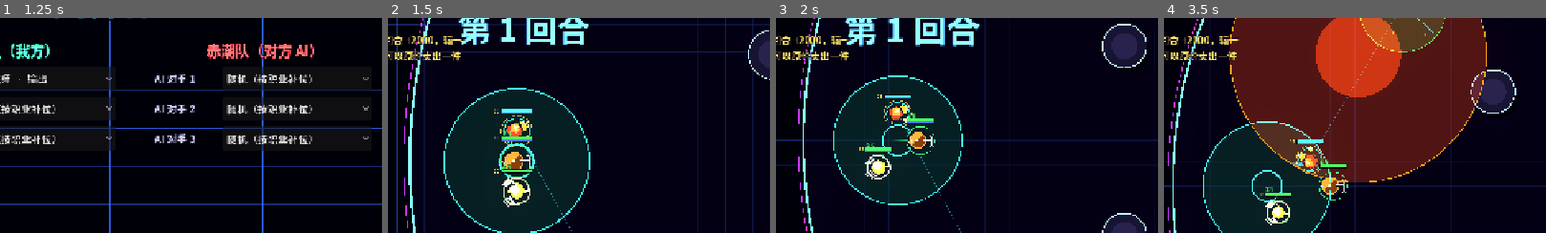
Above: before the commit, frames 1-4 (left to right).
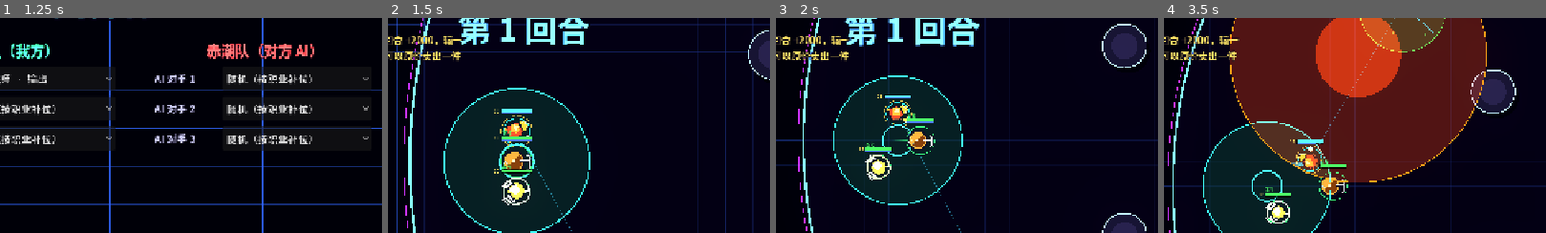
Above: after the commit, the same moments.

Repository: ciki-9876/NeonMOBA
Game: Godot game, scene res://main.tscn
Two runs of this game, one before a commit and one after it. Both use one fixed random seed, a clock stepped at 60 frames per second and the inputs below.
Inputs (mouse positions are % of the whole screen's width and height, from its top left):
- Up to frame 1 (1.25 s): tap Enter at 0.5 s; move the mouse to (72, 45) at 0.52 s; hold D from 0.53 s (still down); tap Q at 0.6 s; click (72, 45) at 0.67 s; tap Space at 0.77 s
- Up to frame 2 (1.5 s): release D at 1.25 s; click "开始对战" at 1.25 s
- Up to frame 3 (2 s): no input
- Up to frame 4 (3.5 s): drag from (30, 55) to (45, 70) at 2.02 s; move the mouse to (60, 28) at 2.77 s; hold D from 2.78 s (still down); tap R at 2.85 s
The pictures show only the part of the screen within x 32-82%, y 21-71%; the shares and areas given below are measured in that part.

Frame 1 is identical in both runs. In frame 2, 0.2% of the frame differs, in the area x 29-38%, y 48-88%; in frame 3, 0.2%; in frame 4, 0.3%, in the area x 26-43%, y 59-97%.

Commit message:
Add Old Harbor hero trio

Diff:
--- a/game/consts.gd
+++ b/game/consts.gd
@@ -50,6 +50,13 @@
 	["echo_q", 32, 32, 1], ["echo_w", 32, 32, 1], ["echo_e", 32, 32, 1], ["echo_r", 32, 32, 1],
 ]
 
+const HERO_ROWS5 := [
+	["breakwater", 18, 18, 2], ["cinderline", 18, 18, 2], ["harborlight", 18, 18, 2],
+	["breakwater_w", 32, 32, 1], ["breakwater_q", 32, 32, 1], ["breakwater_e", 32, 32, 1], ["breakwater_r", 32, 32, 1],
+	["cinderline_w", 32, 32, 1], ["cinderline_q", 32, 32, 1], ["cinderline_e", 32, 32, 1], ["cinderline_r", 32, 32, 1],
+	["harborlight_w", 32, 32, 1], ["harborlight_q", 32, 32, 1], ["harborlight_e", 32, 32, 1], ["harborlight_r", 32, 32, 1],
+]
+
 const HERO_ROWS := [
 	["blade", 18, 18, 2], ["b_icon_q", 32, 32, 1], ["b_icon_w", 32, 32, 1], ["b_icon_e", 32, 32, 1], ["b_icon_r", 32, 32, 1],
 	["mark", 9, 9, 1],
--- a/game/league/draft.gd
+++ b/game/league/draft.gd
@@ -15,10 +15,11 @@
 const ORDER := [["ban", 0], ["ban", 1], ["ban", 0], ["ban", 1],
 	["pick", 0], ["pick", 1], ["pick", 1], ["pick", 0], ["pick", 0], ["pick", 1]]
 
-## win-rate prior of each hero in AI-vs-AI play (logit units, + = stronger). Updated from the 60-map balance run
-## (docs/design/英雄设计体系_3C.md), halved for noise: (win rate − 50%) / 100. The AI drafts with it and the quick
+## win-rate prior of each hero in AI-vs-AI play (logit units, + = stronger). Legacy heroes use the documented 60-map
+## balance run; new heroes use the small provisional batch in docs/design/英雄设计体系_3C.md. Formula: (win rate − 50%) / 100.
+## The AI drafts with it and the quick
 ## resolver uses it (Draft.value adds 2 × prior ability points).
-const HERO_PRIOR := {"ember": 0.12, "lumen": 0.09, "drift": 0.08, "aegis": 0.08, "seer": 0.05, "echo": 0.02, "anchor": 0.02, "frost": 0.00, "falcon": -0.05, "rail": -0.09, "blade": -0.10, "tide": -0.15}
+const HERO_PRIOR := {"ember": 0.12, "lumen": 0.09, "drift": 0.08, "aegis": 0.08, "seer": 0.05, "echo": 0.02, "anchor": 0.02, "frost": 0.00, "breakwater": 0.20, "cinderline": -0.10, "harborlight": -0.10, "falcon": -0.05, "rail": -0.09, "blade": -0.10, "tide": -0.15}
 
 # ------------------------------------------------------------ map veto
 ## state: {"pool": [...], "maps": [m1, m2, m3], "bans": [...], "step": 0..3}; steps: A pick, B pick, A ban, done
--- a/game/match.gd
+++ b/game/match.gd
@@ -92,6 +92,7 @@
 	_slice("res://art/heroes2.png", C.HERO_ROWS2)
 	_slice("res://art/heroes3.png", C.HERO_ROWS3)
 	_slice("res://art/heroes4.png", C.HERO_ROWS4)
+	_slice("res://art/heroes5.png", C.HERO_ROWS5)
 	var icons: Texture2D = load("res://art/items.png")
 	var order: Array = ItemsDB.ORDER
 	for i in order.size():
--- a/heroes_db.gd
+++ b/heroes_db.gd
@@ -17,7 +17,7 @@
 
 ## all heroes use the 3C control scheme (WASD + mouse aim, right-click signature skill, "c3": true).
 ## Order = the hero grid: one row per role (tank / carry / support).
-const ORDER := ["aegis", "anchor", "frost", "rail", "drift", "blade", "ember", "falcon", "lumen", "seer", "tide", "echo"]
+const ORDER := ["aegis", "anchor", "frost", "rail", "breakwater", "drift", "blade", "ember", "falcon", "cinderline", "lumen", "seer", "tide", "echo", "harborlight"]
 const ROLE_NAMES := {"tank": "坦克", "carry": "输出", "support": "辅助"}
 
 const HEROES := {
@@ -512,4 +512,126 @@
 		"ai_learn": ["q", "e"],
 		"build": ["tboots", "beacon", "qcirc", "chipx", "barrier", "singular", "protocol"],
 	},
+	# v8 — 旧港抢修组：岸垒负责扛线与开团，焰缆跟进收割，归灯维持队伍续航。
+	"breakwater": {
+		"name": "岸垒", "short": "岸垒", "role": "tank", "title": "坦克 · 近战 · 阵地守护", "c3": true,
+		"blurb": "部署堤门为队友撑起护盾并震慑近身敌人，踏浪震击封住突破口，回潮壁垒守住一片战场。",
+		"stats": {"hp": 1680, "atk": 96, "interval": 1.24, "def": 54, "res": 42, "mana": 520, "hpr": 7.4, "mpr": 2.5, "ms": 300},
+		"range": 150.0, "arc": 115.0, "melee": true,
+		"atk_point": 0.31, "backswing": 0.38, "proj_speed": 0.0, "vision": 850.0, "radius": 20.0,
+		"sprite": "breakwater", "kit": "res://kit_data.gd", "col": Color(0.35, 1.15, 1.75),
+		"icons": {"w": "breakwater_w", "q": "breakwater_q", "e": "breakwater_e", "r": "breakwater_r"},
+		"skills": {
+			"w": {"name": "堤门", "type": "no_target", "max": 1, "ind": "self", "radius": 260.0,
+				"mana": 65, "cd": 10.0, "cast_point": 0.15,
+				"effects": [{"do": "barrier", "on": "all_allies", "r": 460.0, "amt": {"v": 55, "hp": 0.055}, "dur": 5.0},
+					{"do": "taunt", "on": "enemies", "at": "self", "r": 260.0, "dur": 0.9},
+					{"do": "fx", "kind": "ring", "at": "self", "r": 260.0, "col": Color(0.35, 1.15, 1.75)}, {"do": "sfx", "name": "mend", "pitch": 0.85}],
+				"ai": {"roles": ["team_heal", "save", "disable"], "aim": "self", "radius": 460.0, "est_heal": 110.0}},
+			"q": {"name": "踏浪震击", "type": "point", "max": 4, "ind": "circle", "radius": 230.0, "range": 460.0,
+				"mana": [65, 70, 75, 80], "cd": [12.0, 11.0, 10.0, 9.0], "cast_point": 0.2,
+				"effects": [{"do": "delay", "t": 0.25, "r": 230.0, "col": Color(0.35, 1.15, 1.75), "then": [
+					{"do": "damage", "on": "enemies", "at": "pos", "r": 230.0, "amt": [70, 110, 150, 190], "dtype": "phys"},
+					{"do": "root", "on": "enemies", "at": "pos", "r": 230.0, "dur": [0.65, 0.75, 0.85, 0.95]},
+					{"do": "fx", "kind": "ring", "at": "pos", "r": 230.0, "col": Color(0.35, 1.15, 1.75)}]}],
+				"ai": {"roles": ["aoe", "disable"], "aim": "cluster", "radius": 230.0, "min_heroes": 1}},
+			"e": {"name": "沉堤骨架", "type": "passive", "max": 4, "passive": {"def": [10, 14, 18, 22], "res": [7, 10, 13, 16], "dr": [0.04, 0.06, 0.08, 0.10], "regen": [1, 2, 3, 4]}},
+			"r": {"name": "回潮壁垒", "type": "point", "max": 3, "ind": "circle", "radius": 300.0, "range": 600.0,
+				"mana": [160, 205, 250], "cd": [85.0, 74.0, 63.0], "cast_point": 0.3,
+				"effects": [{"do": "barrier", "on": "allies", "at": "pos", "r": 300.0, "amt": [150, 220, 290], "dur": 5.0},
+					{"do": "damage", "on": "enemies", "at": "pos", "r": 300.0, "amt": [130, 190, 250], "dtype": "phys"},
+					{"do": "root", "on": "enemies", "at": "pos", "r": 300.0, "dur": [0.8, 1.0, 1.2]},
+					{"do": "slow", "on": "enemies", "at": "pos", "r": 300.0, "pct": 0.4, "dur": 2.0},
+					{"do": "fx", "kind": "ring", "at": "pos", "r": 300.0, "col": Color(0.35, 1.15, 1.75)}, {"do": "sfx", "name": "collapse", "pitch": 0.9}],
+				"ai": {"roles": ["aoe", "buff_attack", "ult"], "aim": "cluster", "radius": 300.0, "min_heroes": 2}},
+		},
+		"shard_note": "特化芯片「堤门」：护盾 +70、嘲讽半径 +80",
+		"shard": [{"type": "skill", "skill": "w", "op": "barrier", "key": "amt", "add": 70.0}, {"type": "skill", "skill": "w", "op": "taunt", "key": "r", "add": 80.0}],
+		"scepter_note": "终极协议「回潮壁垒」：护盾 +120、冷却 -15 秒",
+		"scepter": [{"type": "skill", "skill": "r", "op": "barrier", "key": "amt", "add": 120.0}, {"type": "skill", "skill": "r", "key": "cd", "add": -15.0}],
+		"combo": "靠近队友开启右键堤门扛住第一波  →  Q 踏浪震击定住追击者  →  R 回潮壁垒护住据点",
+		"ai_learn": ["q", "e"],
+		"build": ["tboots", "reactive", "chipx", "barrier", "permafrost", "undying", "protocol"],
+	},
+	"cinderline": {
+		"name": "焰缆", "short": "焰缆", "role": "carry", "title": "输出 · 远程 · 牵制收割", "c3": true,
+		"blurb": "按住右键蓄力射出贯穿火索，蓄得越久伤害越高并压低对手速度；延迟爆燃封走位，天幕贯星惩罚扎堆敌人。",
+		"stats": {"hp": 1360, "atk": 106, "interval": 0.94, "def": 49, "res": 44, "mana": 660, "hpr": 5.6, "mpr": 3.0, "ms": 310},
+		"range": 475.0, "melee": false,
+		"atk_point": 0.22, "backswing": 0.3, "proj_speed": 1150.0, "vision": 960.0, "radius": 16.0,
+		"sprite": "cinderline", "kit": "res://kit_data.gd", "col": Color(2.35, 0.8, 0.32),
+		"icons": {"w": "cinderline_w", "q": "cinderline_q", "e": "cinderline_e", "r": "cinderline_r"},
+		"skills": {
+			"w": {"name": "灼痕火索", "type": "point", "max": 1, "ind": "line", "width": 90.0, "range": 0.0,
+				"mana": 55, "cd": 6.5, "cast_point": 0.12, "charge": {"time": 0.7, "min": 0.2, "move": 0.7, "zoom": 0.9},
+				"effects": [{"do": "shot", "speed": 2200.0, "len": 900.0, "w": 90.0, "pierce": true, "col": Color(2.35, 0.8, 0.32), "then": [
+					{"do": "damage", "on": "target", "amt": {"v": 30, "atk": 0.7, "charge": [1.0, 1.9]}, "dtype": "phys"},
+					{"do": "slow", "on": "target", "pct": 0.28, "dur": 1.4},
+					{"do": "fx", "kind": "burst", "at": "target", "r": 72.0, "col": Color(2.35, 0.8, 0.32)}]}, {"do": "sfx", "name": "lance", "pitch": 1.2}],
+				"ai": {"roles": ["nuke", "disable"], "aim": "target"}},
+			"q": {"name": "封巷爆燃", "type": "point", "max": 4, "ind": "circle", "radius": 225.0, "range": 650.0,
+				"mana": [75, 80, 85, 90], "cd": [11.0, 10.0, 9.0, 8.0], "cast_point": 0.2,
+				"effects": [{"do": "delay", "t": 0.4, "r": 225.0, "col": Color(2.35, 0.8, 0.32), "then": [
+					{"do": "damage", "on": "enemies", "at": "pos", "r": 225.0, "amt": [100, 150, 200, 250]},
+					{"do": "root", "on": "enemies", "at": "pos", "r": 225.0, "dur": [0.6, 0.7, 0.8, 0.9]},
+					{"do": "fx", "kind": "burst", "at": "pos", "r": 225.0, "col": Color(2.35, 0.8, 0.32)}, {"do": "sfx", "name": "nova", "pitch": 1.1}]}],
+				"ai": {"roles": ["aoe", "disable"], "aim": "cluster", "radius": 225.0, "min_heroes": 1}},
+			"e": {"name": "烬翼", "type": "passive", "max": 4, "passive": {"as": [10, 20, 30, 40], "ms": [10, 18, 26, 34], "dr": [0.06, 0.10, 0.14, 0.18]}},
+			"r": {"name": "天幕贯星", "type": "point", "max": 3, "ind": "line", "width": 110.0, "range": 0.0,
+				"mana": [160, 210, 260], "cd": [80.0, 68.0, 56.0], "cast_point": 0.32,
+				"effects": [{"do": "shot", "speed": 2800.0, "len": 1400.0, "w": 110.0, "pierce": false, "col": Color(2.7, 1.1, 0.36), "then": [
+					{"do": "damage", "on": "target", "amt": [240, 350, 460], "dtype": "phys"},
+					{"do": "stun", "on": "target", "dur": [0.4, 0.55, 0.7]},
+					{"do": "damage", "on": "enemies", "at": "target", "r": 190.0, "amt": [80, 115, 150]},
+					{"do": "fx", "kind": "burst", "at": "target", "r": 190.0, "col": Color(2.7, 1.1, 0.36)}]}, {"do": "shake", "v": 8.0}, {"do": "sfx", "name": "lance", "pitch": 0.72}],
+				"ai": {"roles": ["nuke", "ult", "disable"], "aim": "target", "min_heroes": 1}},
+		},
+		"shard_note": "特化芯片「灼痕火索」：伤害 +45、冷却 -1 秒",
+		"shard": [{"type": "skill", "skill": "w", "op": "damage", "key": "amt", "add": 45.0}, {"type": "skill", "skill": "w", "key": "cd", "add": -1.0}],
+		"scepter_note": "终极协议「天幕贯星」：主目标伤害 +150、冷却 -15 秒",
+		"scepter": [{"type": "skill", "skill": "r", "op": "damage", "key": "amt", "add": 150.0}, {"type": "skill", "skill": "r", "key": "cd", "add": -15.0}],
+		"combo": "按住右键蓄力火索，瞄准对手队列贯穿减速  →  Q 封巷爆燃定住对手  →  普攻持续输出  →  R 天幕贯星惩罚前排和身后敌人",
+		"ai_learn": ["q", "e"],
+		"build": ["thruster", "pierce", "barrier", "chipx", "hawk", "drill", "annihil", "protocol"],
+	},
+	"harborlight": {
+		"name": "归灯", "short": "归灯", "role": "support", "title": "辅助 · 远程 · 治疗与照护", "c3": true,
+		"blurb": "右键点亮归航灯，为队友治疗、套盾并驱散；Q 灯索减速敌人，灯火常明照护附近队友，R 为整队争取反攻窗口。",
+		"stats": {"hp": 1150, "atk": 85, "interval": 1.17, "def": 45, "res": 45, "mana": 780, "hpr": 5.8, "mpr": 3.4, "ms": 305},
+		"range": 450.0, "melee": false,
+		"atk_point": 0.26, "backswing": 0.32, "proj_speed": 1080.0, "vision": 1000.0, "radius": 16.0,
+		"sprite": "harborlight", "kit": "res://kit_data.gd", "col": Color(1.1, 2.15, 1.55),
+		"icons": {"w": "harborlight_w", "q": "harborlight_q", "e": "harborlight_e", "r": "harborlight_r"},
+		"skills": {
+			"w": {"name": "归航灯", "type": "ally", "max": 1, "ind": "ally", "range": 700.0,
+				"mana": 70, "cd": 9.0, "cast_point": 0.15,
+				"effects": [{"do": "heal", "on": "target", "amt": 145}, {"do": "barrier", "on": "target", "amt": 90, "dur": 4.0},
+					{"do": "cleanse", "on": "target"}, {"do": "fx", "kind": "burst", "at": "target", "r": 90.0, "col": Color(1.1, 2.15, 1.55)}, {"do": "sfx", "name": "mend", "pitch": 1.0}],
+				"ai": {"roles": ["heal", "save"], "save_hp": 0.72, "est_heal": 120.0}},
+			"q": {"name": "灯索", "type": "point", "max": 4, "ind": "line", "width": 100.0, "range": 0.0,
+				"mana": [75, 80, 85, 90], "cd": [13.0, 12.0, 11.0, 10.0], "cast_point": 0.2,
+				"effects": [{"do": "shot", "speed": 1750.0, "len": 880.0, "w": 100.0, "pierce": true, "col": Color(1.1, 2.15, 1.55), "then": [
+					{"do": "damage", "on": "target", "amt": [55, 85, 115, 145]},
+					{"do": "slow", "on": "target", "pct": 0.32, "dur": [1.0, 1.2, 1.4, 1.6]},
+					{"do": "fx", "kind": "ring", "at": "target", "r": 55.0, "col": Color(1.1, 2.15, 1.55)}]}, {"do": "sfx", "name": "chain", "pitch": 1.2}],
+				"ai": {"roles": ["nuke", "disable"], "aim": "target", "setup_status": "slowed"}},
+			"e": {"name": "灯火常明", "type": "passive", "max": 4, "passive": {"aura": {"id": "regen", "v": [4, 6, 8, 10], "r": 650.0}}},
+			"r": {"name": "归港潮", "type": "no_target", "max": 3, "ind": "self", "radius": 700.0,
+				"mana": [180, 230, 280], "cd": [95.0, 82.0, 69.0], "cast_point": 0.3,
+				"effects": [{"do": "heal", "on": "all_allies", "r": 700.0, "amt": [130, 200, 270]},
+					{"do": "barrier", "on": "all_allies", "r": 700.0, "amt": [90, 130, 170], "dur": 4.0},
+					{"do": "cleanse", "on": "all_allies", "r": 700.0},
+					{"do": "buff", "on": "all_allies", "r": 700.0, "id": "haste", "v": 0.15, "dur": 4.0},
+					{"do": "slow", "on": "enemies", "at": "self", "r": 700.0, "pct": 0.35, "dur": 2.0},
+					{"do": "fx", "kind": "ring", "at": "self", "r": 700.0, "col": Color(1.1, 2.15, 1.55)}, {"do": "sfx", "name": "nova", "pitch": 1.2}],
+				"ai": {"roles": ["heal", "team_heal", "aoe", "ult"], "aim": "self", "radius": 700.0, "min_heroes": 1, "est_heal": 160.0}},
+		},
+		"shard_note": "特化芯片「归航灯」：治疗 +55、护盾 +55",
+		"shard": [{"type": "skill", "skill": "w", "op": "heal", "key": "amt", "add": 55.0}, {"type": "skill", "skill": "w", "op": "barrier", "key": "amt", "add": 55.0}],
+		"scepter_note": "终极协议「归港潮」：治疗 +120、护盾 +80、冷却 -15 秒",
+		"scepter": [{"type": "skill", "skill": "r", "op": "heal", "key": "amt", "add": 120.0}, {"type": "skill", "skill": "r", "op": "barrier", "key": "amt", "add": 80.0}, {"type": "skill", "skill": "r", "key": "cd", "add": -15.0}],
+		"combo": "右键救回危险中的前排  →  Q 灯索减速追击者  →  R 归港潮治疗整队并掩护反打",
+		"ai_learn": ["q", "e"],
+		"build": ["tboots", "beacon", "qcirc", "chipx", "barrier", "singular", "protocol"],
+	},
 }
Binary file added: art/heroes5.png
Not shown, added: art/heroes5.png.import
Not shown, changed: docs/design/英雄与AI框架.md
Not shown, changed: docs/design/英雄设计体系_3C.md
Not shown, added: docs/session_requests/2026-11-27-three-heroes.md
Not shown, added: docs/协作说明.md
Not shown, changed: docs/新英雄制作规范.md
